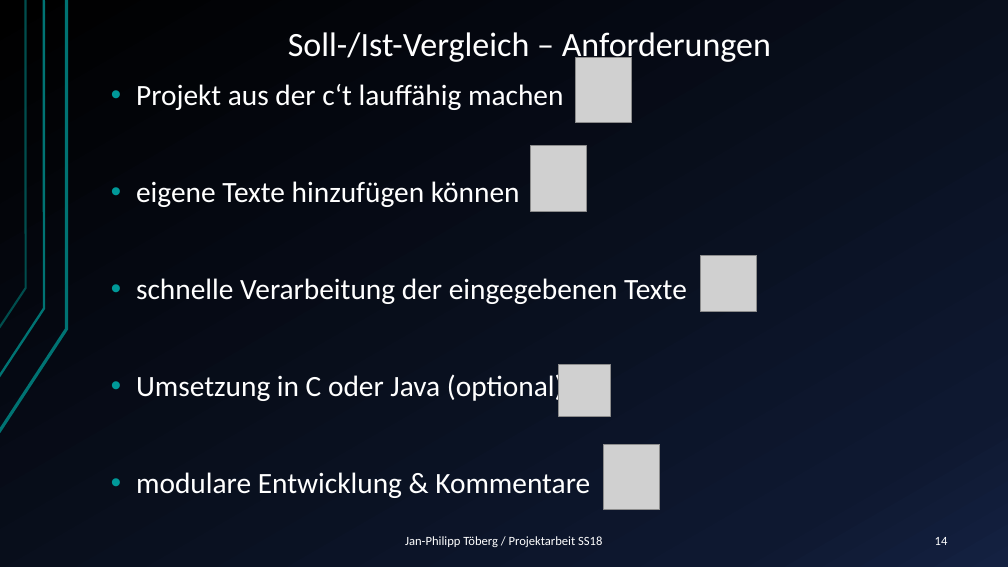
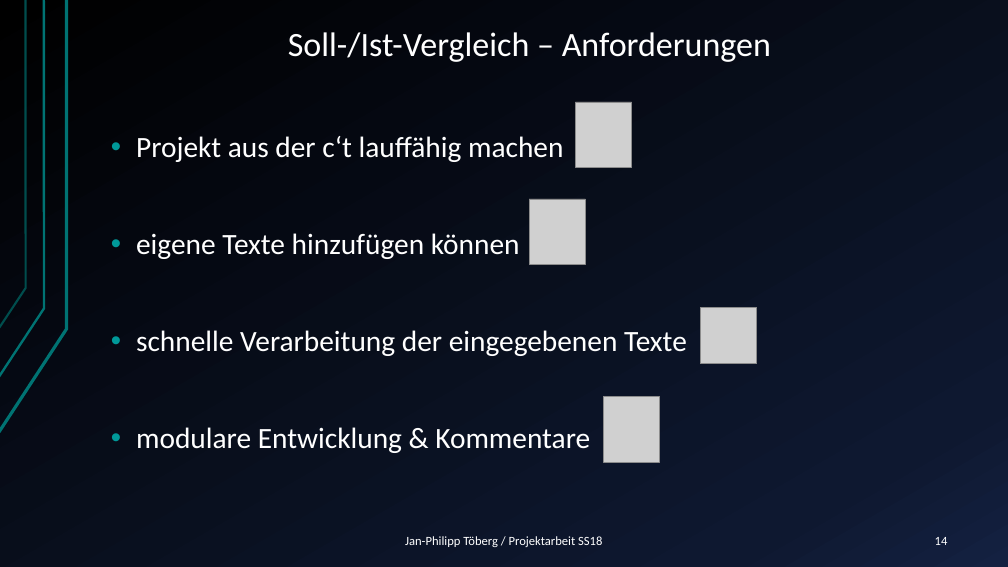
Before and after one commit to Janfiderheld/Drahtloses-Tuerschild-PA, a slide deck: slide 14 of Dokumentation/Kolloquium Janfi.pptx. Drawn at 1008x567 pixels with LibreOffice and Linux fonts; fonts in the diff are those of the drawing; grey boxes stand for pictures. Boxes give left, top, right and bottom in pixels: in the first picture for what was removed or moved away, otherwise in the second. Text is boxed around its words. In the diff, an @@ line names an element or a change of style, - is before the commit and + after.

```diff
--- a/Dokumentation/Kolloquium Janfi.pptx
+++ b/Dokumentation/Kolloquium Janfi.pptx
@@ picture: place and size @@
-picture at (575,57,631,123)
+picture at (575,102,631,168)
@@ picture: place and size @@
-picture at (530,146,586,212)
+picture at (529,199,585,265)
@@ picture: place and size @@
-picture at (700,256,756,312)
+picture at (700,307,756,364)
@@ text at (136,372,564,404): paragraph removed @@
-• Umsetzung in C oder Java (optional)
@@ picture removed at (559,364,610,416) @@
@@ picture: place and size @@
-picture at (603,444,659,510)
+picture at (603,397,659,463)
```
Also in this commit, not shown: 2 other slides changed.
